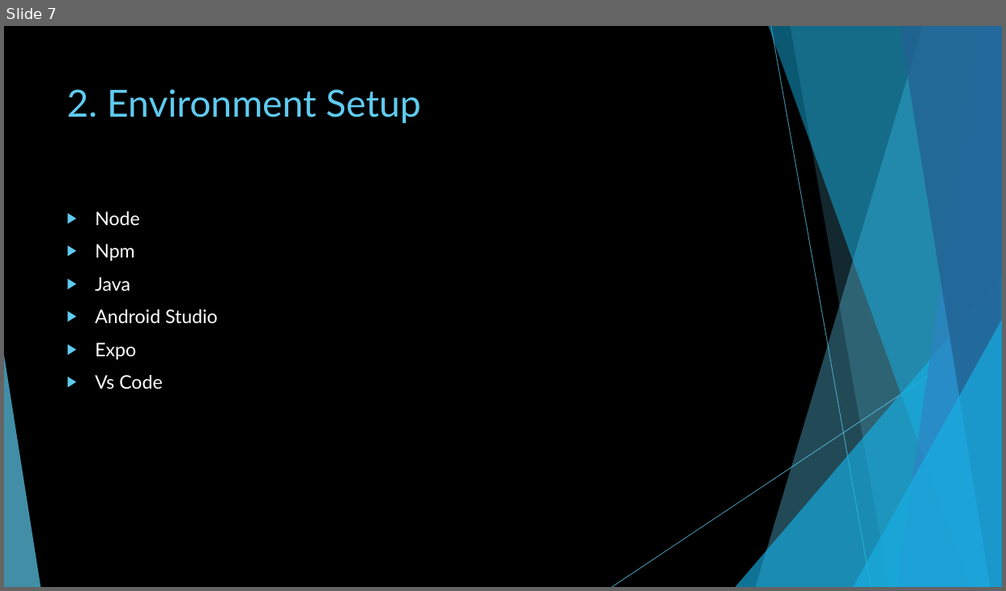
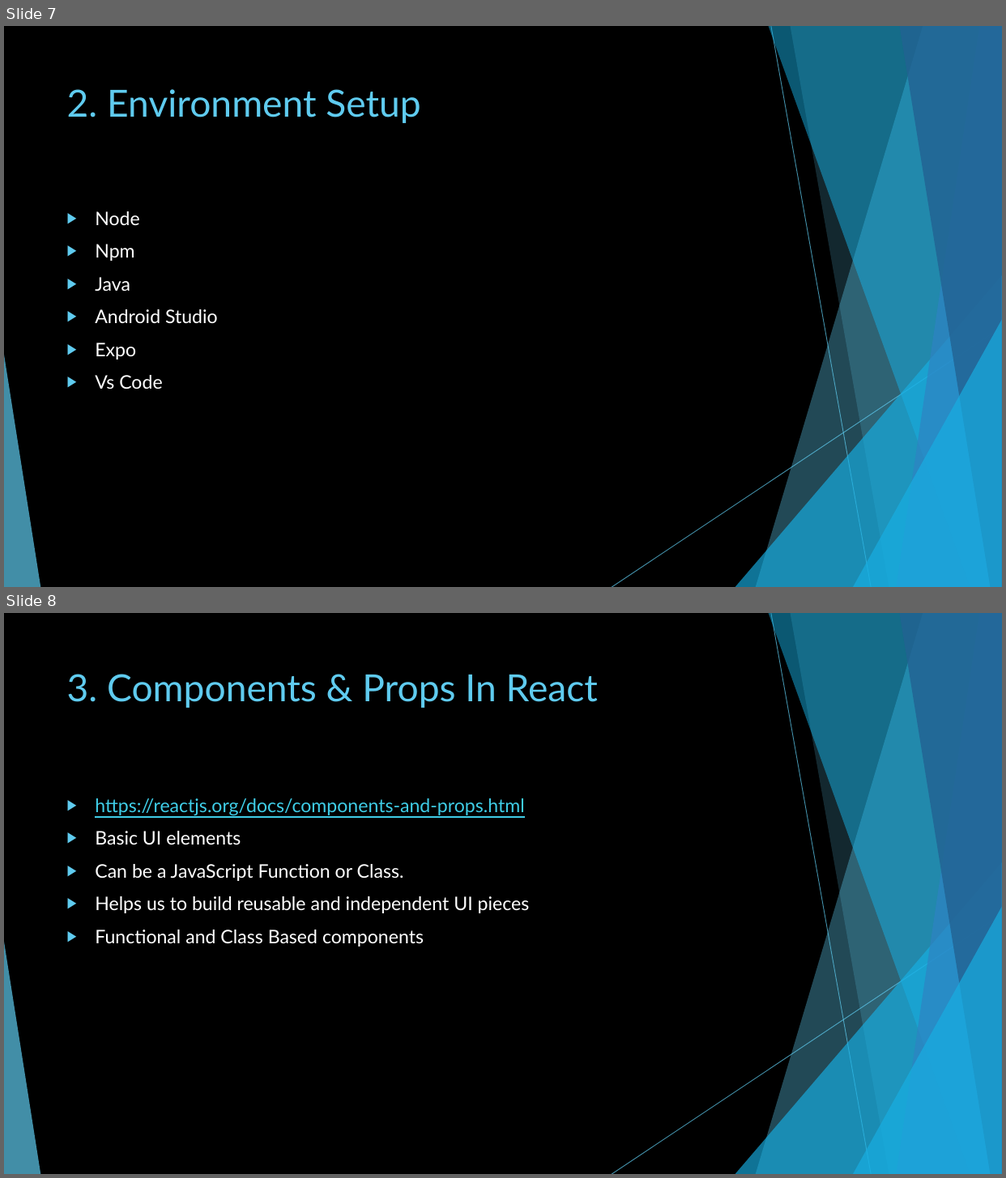
Before and after one commit to rupamswain1/react-native-tutorial, a slide deck: React-native.pptx. Shown one above the other, each under a label of ours: slide 7 before the commit, slides 7 and 8 after it. The pictures are 1006x591 and 1006x1178 pixels, drawn with LibreOffice and Linux fonts; fonts in the diff are those of the drawing. Boxes give left, top, right and bottom in pixels: in the first picture for what was removed or moved away, otherwise in the second. Text is boxed around its words. In the diff, an @@ line names an element or a change of style, - is before the commit and + after.

Commit message:
component

```diff
--- a/React-native.pptx
+++ b/React-native.pptx
@@ slide 8 added at (4, 613, 1002, 1174), background #000000; not listed: 10 template elements that a slide beside it also shows @@
@@ title added at (67, 674, 598, 708), 36 pt, text #5FCBEF @@
+3. Components & Props In React
@@ text added at (95, 798, 530, 947), 18 pt, text #FFFFFF @@
+▶ https://reactjs.org/docs/components-and-props.html
+▶ Basic UI elements
+▶ Can be a JavaScript Function or Class.
+▶ Helps us to build reusable and independent UI pieces
+▶ Functional and Class Based components
```
Also in this commit, not shown: 1 other slide added.
